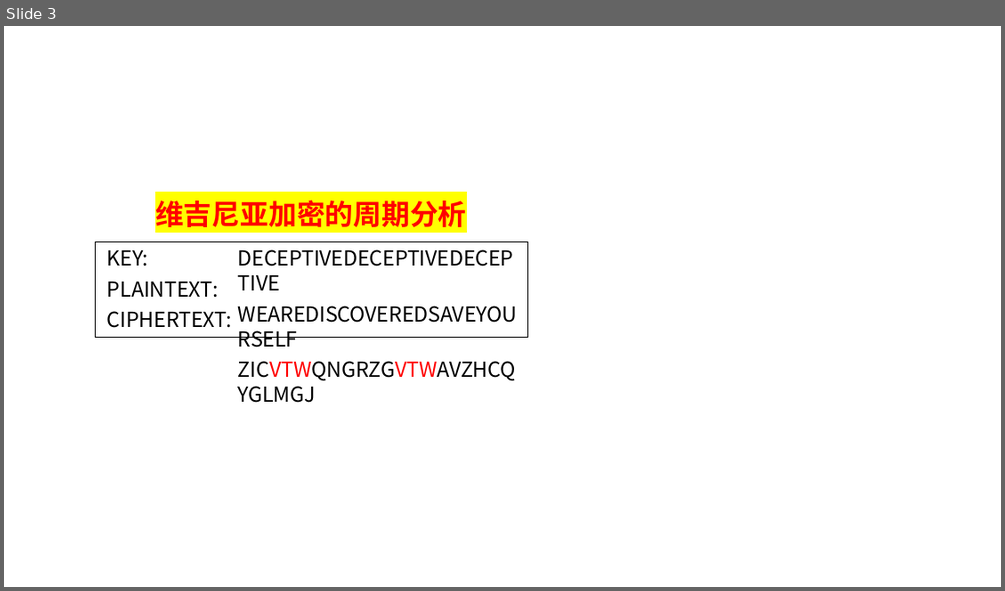
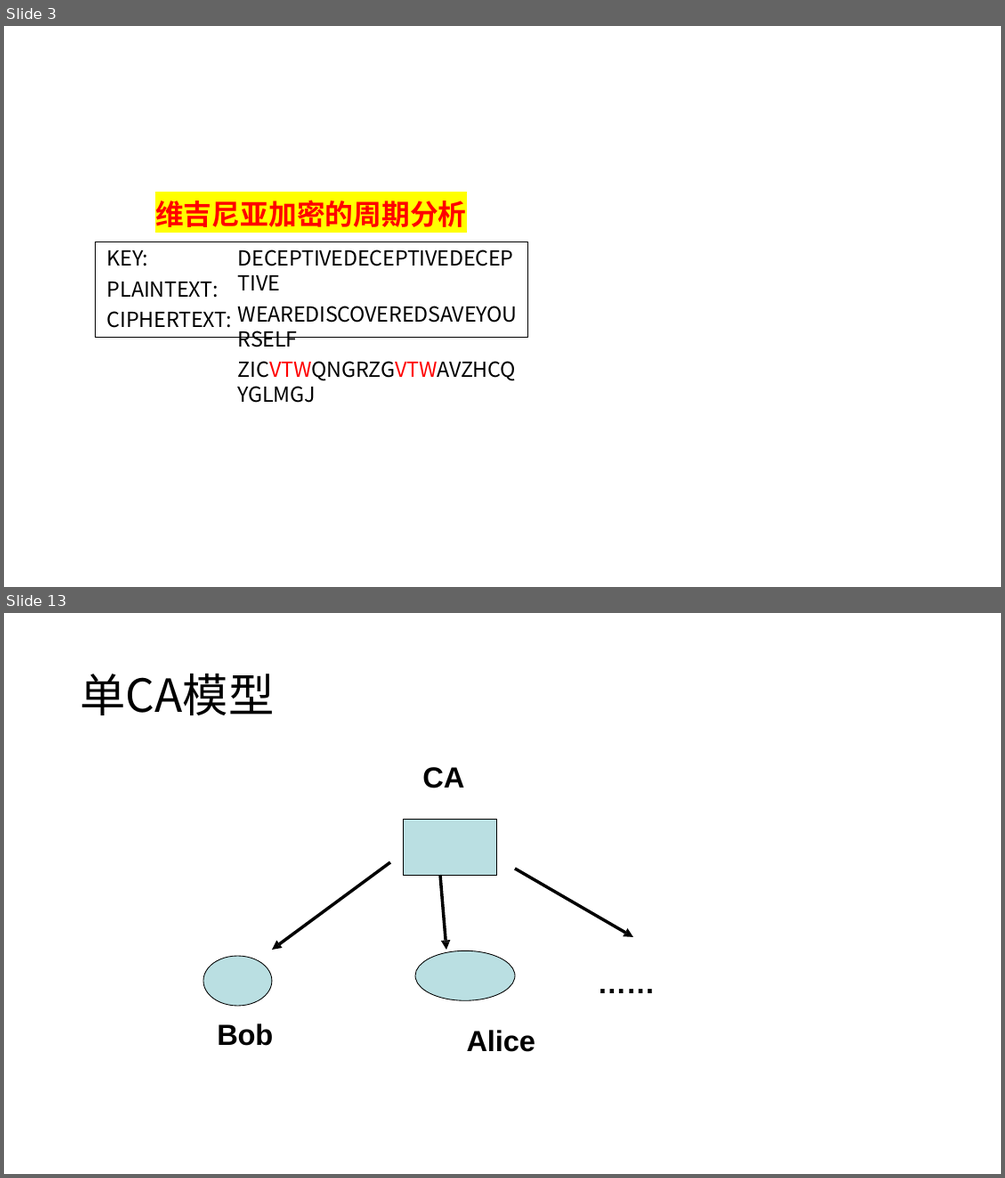
Before and after one commit to guofei9987/a, a slide deck: computer/cipher/chipper.pptx. Shown one above the other, each under a label of ours: slide 3 before the commit, slides 3 and 13 after it; the slides between them are not shown. The pictures are 1005x591 and 1005x1178 pixels, drawn with LibreOffice and Linux fonts; fonts in the diff are those of the drawing. Boxes give left, top, right and bottom in pixels: in the first picture for what was removed or moved away, otherwise in the second. Text is boxed around its words. In the diff, an @@ line names an element or a change of style, - is before the commit and + after.

```diff
--- a/computer/cipher/chipper.pptx
+++ b/computer/cipher/chipper.pptx
@@ slide 13 added at (4, 613, 1001, 1174), background #FFFFFF @@
@@ title added at (80, 674, 274, 715), 44 pt, text #000000 @@
+单CA模型
@@ group added at (203, 767, 657, 1052): 9 freeform shapes, 4 texts @@
+Bob
+Alice
+CA
+……
```
Also in this commit, not shown: 18 other slides added, 1 slide removed, 7 other files.
